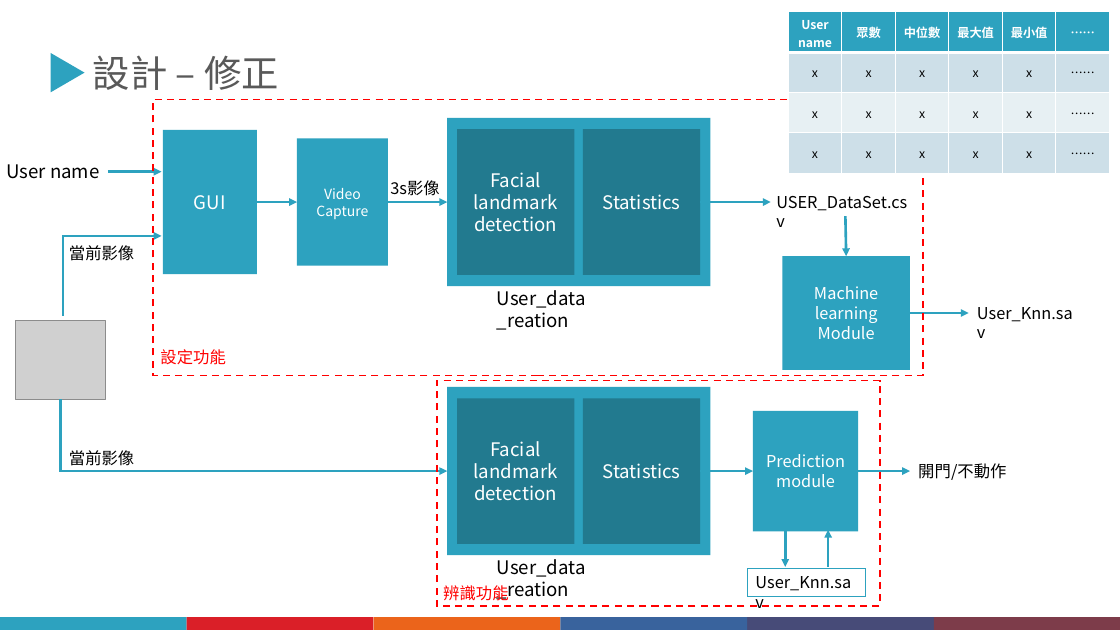
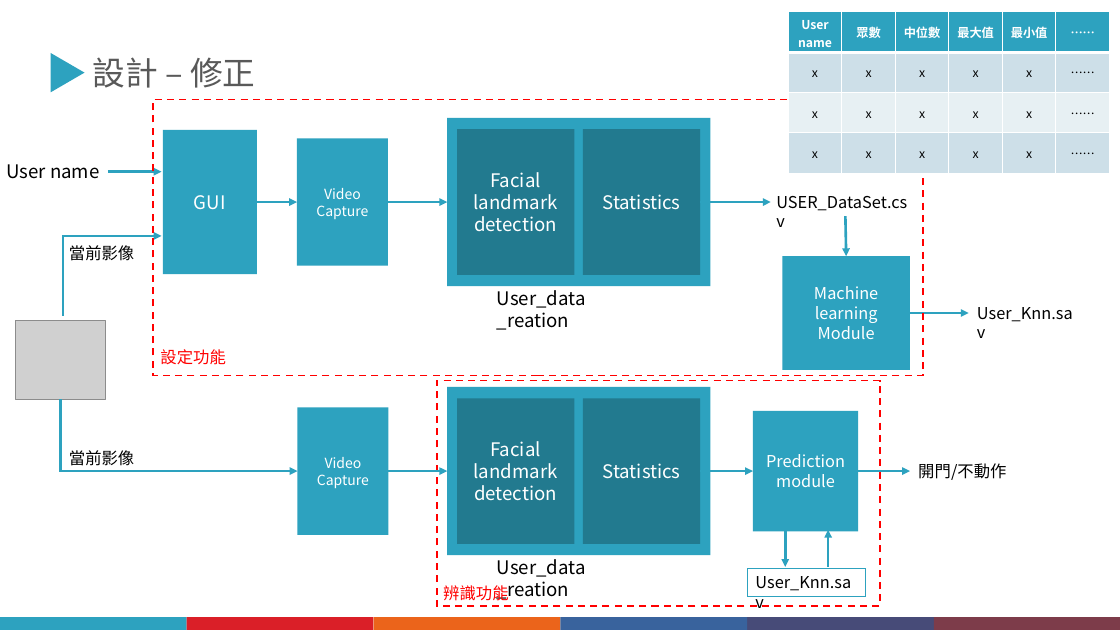
Before and after one commit to JiangXiu01/1091-EmbeddedImageProcessing, a slide deck: slide 7 of 期中報告/1092嵌入式影像_期中報告202105211327.pptx (slide 10 before the commit). Drawn at 1120x630 pixels with LibreOffice and Linux fonts; fonts in the diff are those of the drawing; grey boxes stand for pictures. Boxes give left, top, right and bottom in pixels: in the first picture for what was removed or moved away, otherwise in the second. Text is boxed around its words. In the diff, an @@ line names an element or a change of style, - is before the commit and + after.

```diff
--- a/期中報告/1092嵌入式影像_期中報告202105211327.pptx
+++ b/期中報告/1092嵌入式影像_期中報告202105211327.pptx
@@ text "設計 – 修正" at [93, 57, 255, 88]: size 32 to 28 pt @@
@@ text removed at [390, 180, 439, 196] @@
-3s影像
@@ elbow arrow moved from (60, 399) - (447, 471) to (60, 399) - (297, 471) @@
@@ rectangle added at [297, 408, 388, 535], fill #2DA2BF, 12 pt, text #FFFFFF @@
+Video
+Capture
@@ arrow added from (388, 471) to (447, 471), #2DA2BF 2.25 pt @@
```
Also in this commit, not shown: 8 other slides changed, 4 slides added, 3 slides removed.
